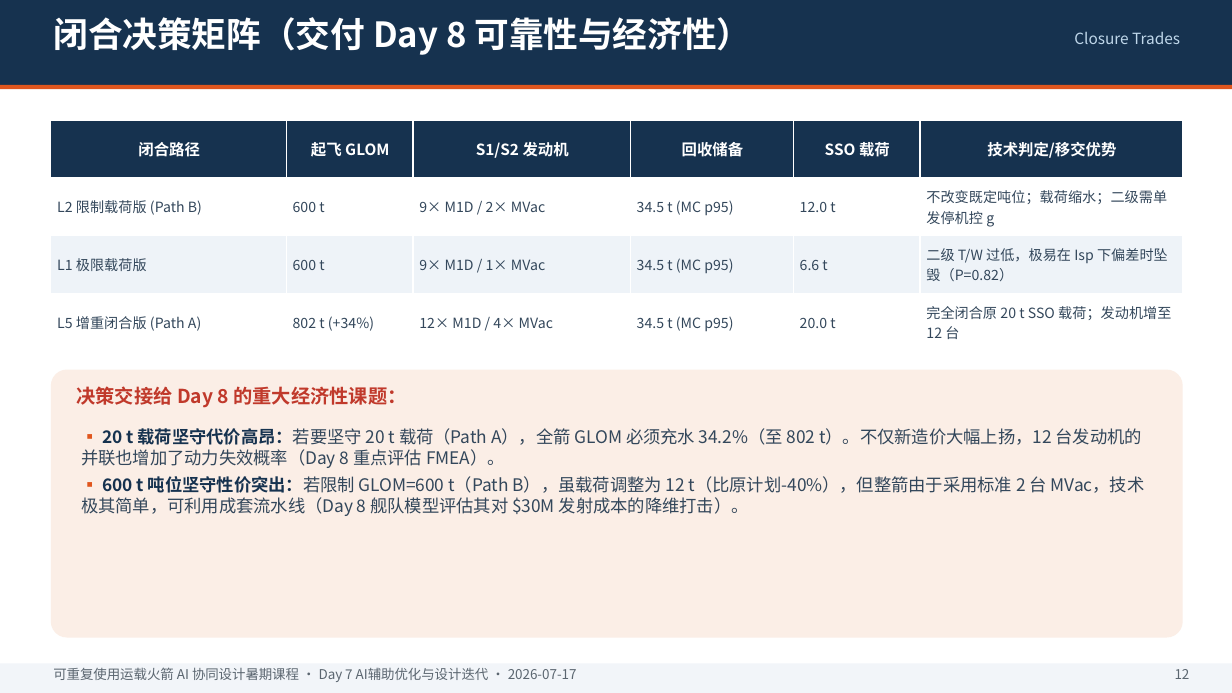
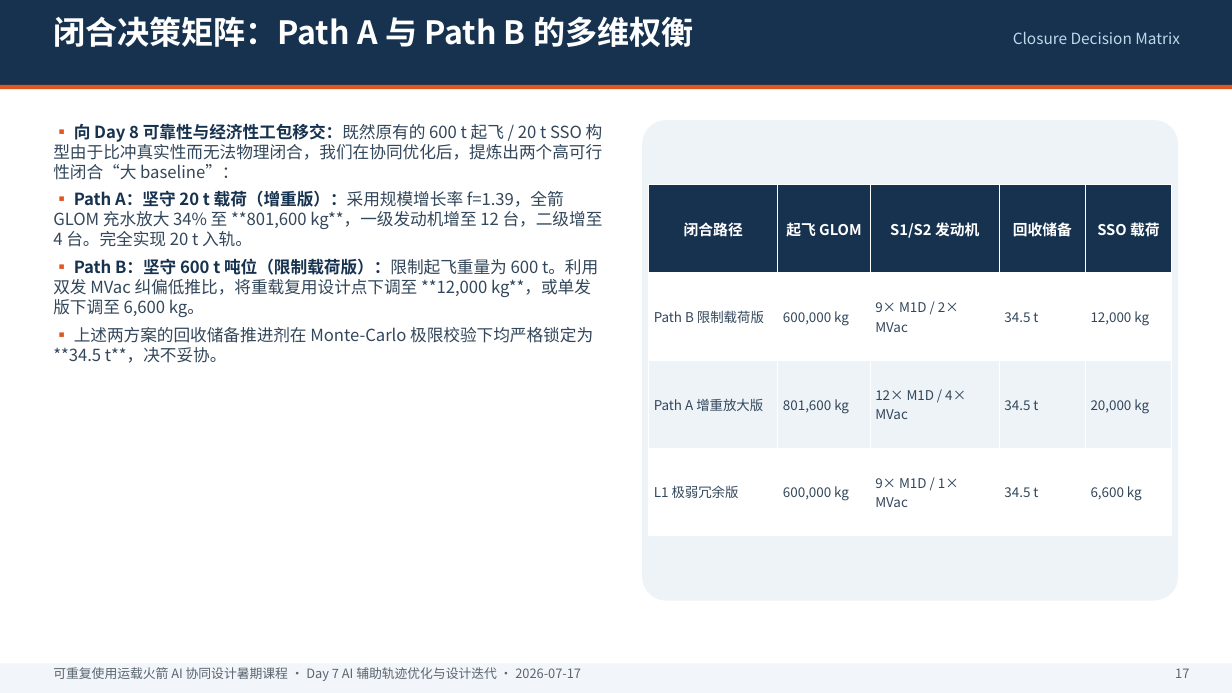
Before and after one commit to irev88/rocket, a slide deck: slide 18 of Day7_AI_辅助优化_设计迭代.pptx (slide 13 before the commit). Drawn at 1232x693 pixels with LibreOffice and Linux fonts; fonts in the diff are those of the drawing. Boxes give left, top, right and bottom in pixels: in the first picture for what was removed or moved away, otherwise in the second. Text is boxed around its words. In the diff, an @@ line names an element or a change of style, - is before the commit and + after.

```diff
--- a/Day7_AI_辅助优化_设计迭代.pptx
+++ b/Day7_AI_辅助优化_设计迭代.pptx
@@ text at (53, 16, 693, 47): text changed; size 27 to 25 pt @@
-闭合决策矩阵（交付 Day 8 可靠性与经济性）
+闭合决策矩阵：Path A 与 Path B 的多维权衡
@@ text at (1013, 31, 1180, 44): text changed @@
-Closure Trades
+Closure Decision Matrix
@@ table removed at (51, 120, 1182, 351), 4 rows, 6 columns @@
-闭合路径 | 起飞 GLOM | S1/S2 发动机 | 回收储备 | SSO 载荷 | 技术判定/移交优势
-L2 限制载荷版 (Path B) | 600 t | 9× M1D / 2× MVac | 34.5 t (MC p95) | 12.0 t | 不改变既定吨位；载荷缩水；二级需单发停机控 g
-L1 极限载荷版 | 600 t | 9× M1D / 1× MVac | 34.5 t (MC p95) | 6.6 t | 二级 T/W 过低，极易在 Isp 下偏差时坠毁（P=0.82）
-L5 增重闭合版 (Path A) | 802 t (+34%) | 12× M1D / 4× MVac | 34.5 t (MC p95) | 20.0 t | 完全闭合原 20 t SSO 载荷；发动机增至 12 台
@@ text added at (53, 123, 603, 363), 13 pt, text #33475B @@
+▪ 向 Day 8 可靠性与经济性工包移交：既然原有的 600 t 起飞 / 20 t SSO 构型由于比冲真实性而无法物理闭合，我们在协同优化后，提炼出两个高可行性闭合“大 baseline”：
+▪ Path A：坚守 20 t 载荷（增重版）：采用规模增长率 f=1.39，全箭 GLOM 充水放大 34% 至 **801,600 kg**，一级发动机增至 12 台，二级增至 4 台。完全实现 20 t 入轨。
+▪ Path B：坚守 600 t 吨位（限制载荷版）：限制起飞重量为 600 t。利用双发 MVac 纠偏低推比，将重载复用设计点下调至 **12,000 kg**，或单发版下调至 6,600 kg。
+▪ 上述两方案的回收储备推进剂在 Monte-Carlo 极限校验下均严格锁定为 **34.5 t**，决不妥协。
@@ rounded rectangle: place and size @@
-rounded rectangle at (51, 370, 1183, 638)
+rounded rectangle at (642, 120, 1178, 601)
@@ rounded rectangle at (642, 120, 1178, 601): fill #FBEEE6 to #EEF3F8; proportions changed @@
@@ table added at (649, 185, 1172, 536), 4 rows, 5 columns @@
+闭合路径 | 起飞 GLOM | S1/S2 发动机 | 回收储备 | SSO 载荷
+Path B 限制载荷版 | 600,000 kg | 9× M1D / 2× MVac | 34.5 t | 12,000 kg
+Path A 增重放大版 | 801,600 kg | 12× M1D / 4× MVac | 34.5 t | 20,000 kg
+L1 极弱冗余版 | 600,000 kg | 9× M1D / 1× MVac | 34.5 t | 6,600 kg
@@ text removed at (76, 386, 406, 408) @@
-决策交接给 Day 8 的重大经济性课题：
@@ text removed at (81, 428, 1145, 516) @@
-▪ 20 t 载荷坚守代价高昂：若要坚守 20 t 载荷（Path A），全箭 GLOM 必须充水 34.2%（至 802 t）。不仅新造价大幅上扬，12 台发动机的并联也增加了动力失效概率（Day 8 重点评估 FMEA）。
-▪ 600 t 吨位坚守性价突出：若限制 GLOM=600 t（Path B），虽载荷调整为 12 t（比原计划-40%），但整箭由于采用标准 2 台 MVac，技术极其简单，可利用成套流水线（Day 8 舰队模型评估其对 $30M 发射成本的降维打击）。
@@ text at (53, 667, 581, 681): text changed; size 10.5 to 10 pt @@
-可重复使用运载火箭 AI 协同设计暑期课程 · Day 7 AI辅助优化与设计迭代 · 2026-07-17
+可重复使用运载火箭 AI 协同设计暑期课程 · Day 7 AI 辅助轨迹优化与设计迭代 · 2026-07-17
@@ text at (1175, 668, 1189, 678): text changed; size 10.5 to 10 pt @@
-12
+17
```
Also in this commit, not shown: 14 other slides changed, 5 slides added, 3 other files.
